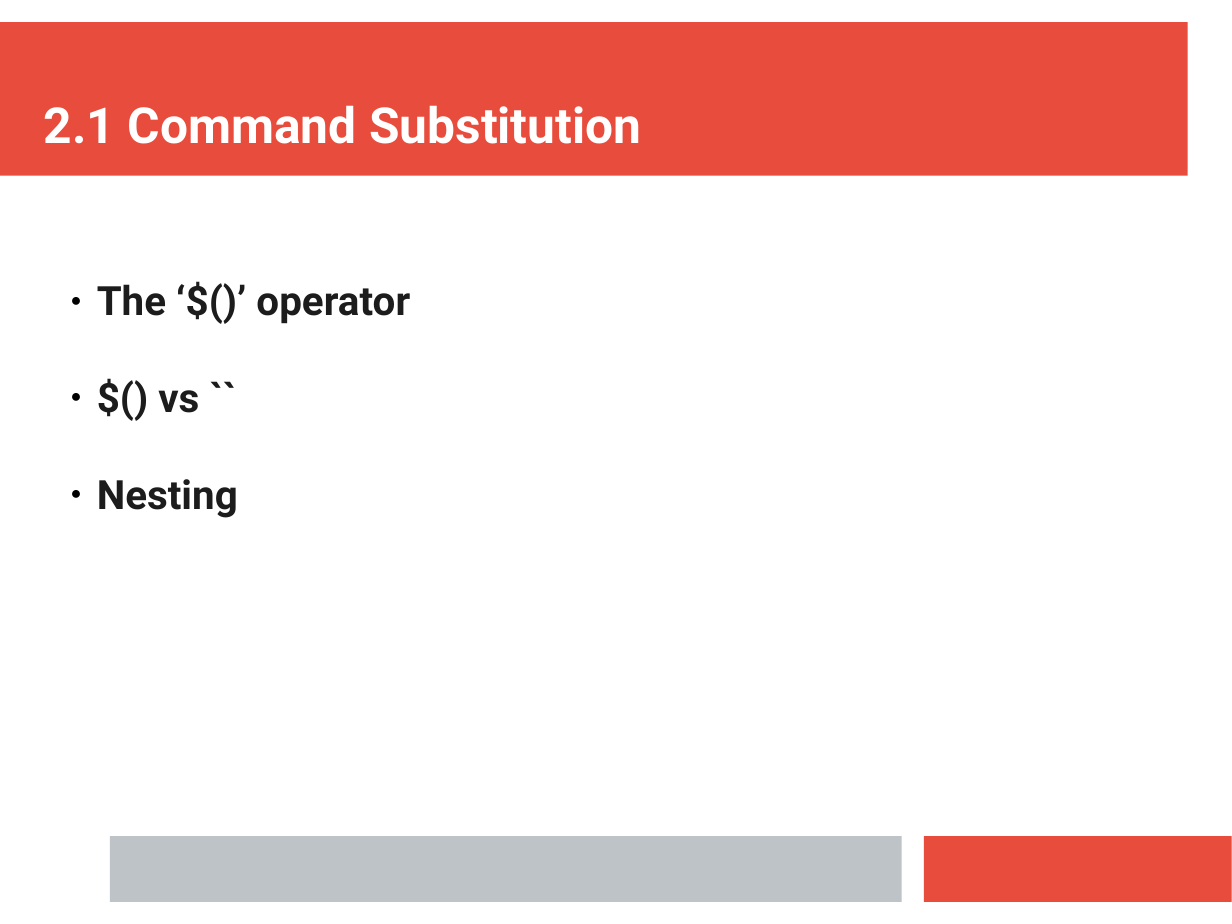
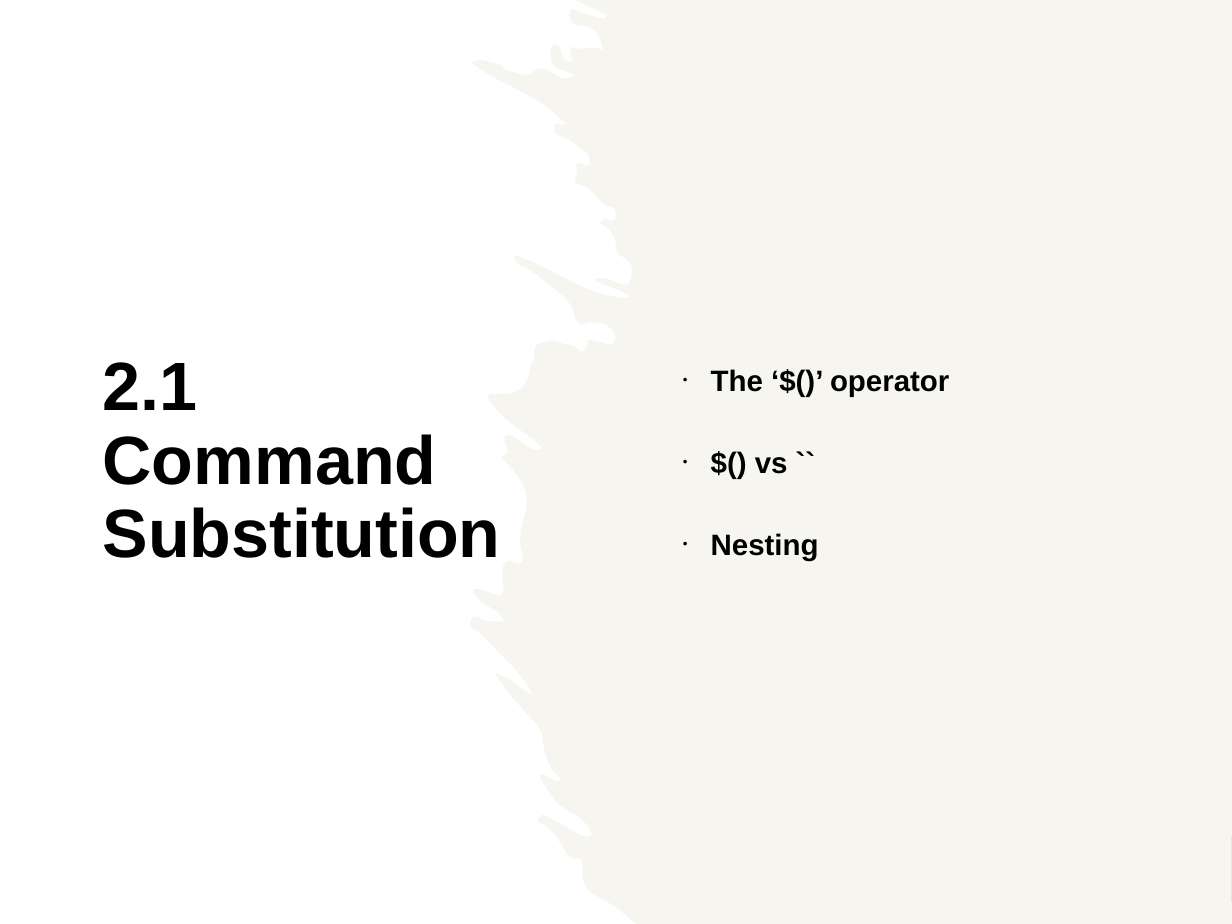
Before and after one commit to ianmiell/introduction-to-bash, a slide deck: slide 36 of slides/introduction_to_bash.pptx (slide 35 before the commit). Drawn at 1232x924 pixels with LibreOffice and Linux fonts; fonts in the diff are those of the drawing. Boxes give left, top, right and bottom in pixels: in the first picture for what was removed or moved away, otherwise in the second. Text is boxed around its words. In the diff, an @@ line names an element or a change of style, - is before the commit and + after.

```diff
--- a/slides/introduction_to_bash.pptx
+++ b/slides/introduction_to_bash.pptx
@@ rectangle added at (0, 0, 1232, 924), fill #FFFFFF @@
@@ freeform shape added at (471, 0, 1232, 924), fill #EEECE1 at 50% opacity @@
@@ text "The ‘$()’ operator": place and size @@
-text "The ‘$()’ operator" at (97, 284, 410, 518)
+text "The ‘$()’ operator" at (711, 369, 949, 561)
@@ text "The ‘$()’ operator" at (711, 369, 949, 561): size 26 to 19 pt, font Roboto to Arial, text colour #1C1C1C to #000000; bullet ● to •; line spacing 1 to 0.9; more space between paragraphs; vertical alignment top to middle @@
@@ text "2.1 Command Substitution": place and size @@
-text "2.1 Command Substitution" at (44, 105, 641, 144)
+text "2.1 Command Substitution" at (103, 362, 501, 558)
@@ text "2.1 Command Substitution" at (103, 362, 501, 558): size 32 to 44 pt, font Roboto to Arial, text colour #FFFFFF to #000000; line spacing 1 to 0.9; more space between paragraphs; vertical alignment bottom to middle @@
@@ rectangle removed at (110, 836, 901, 902) @@
```
Also in this commit, not shown: 58 other slides changed, 2 slides added, 6 slides removed, 1 other file.
